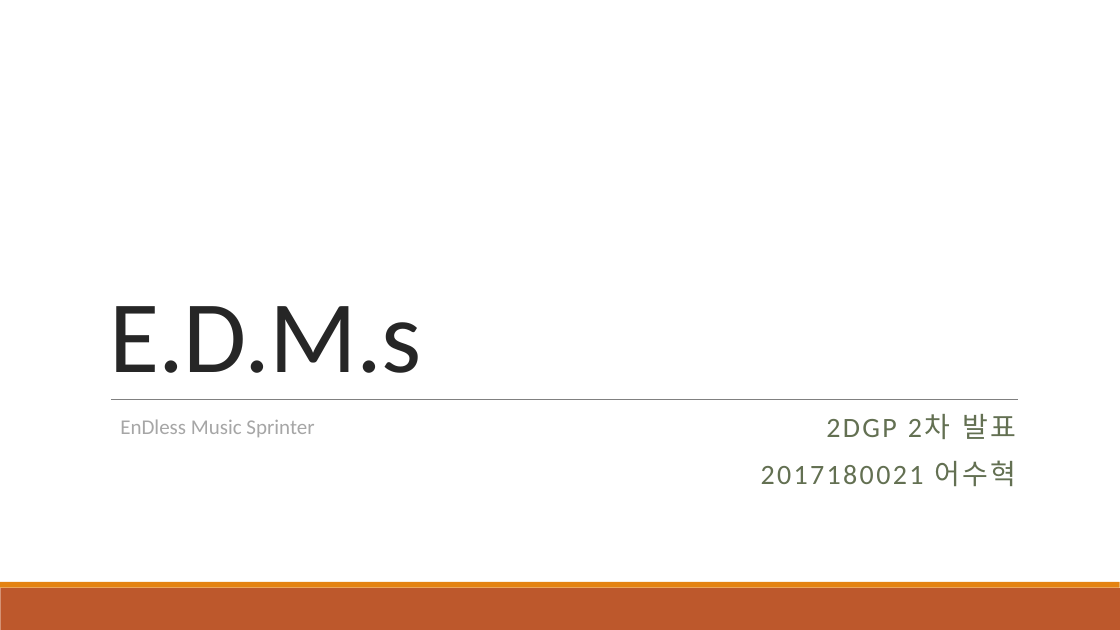
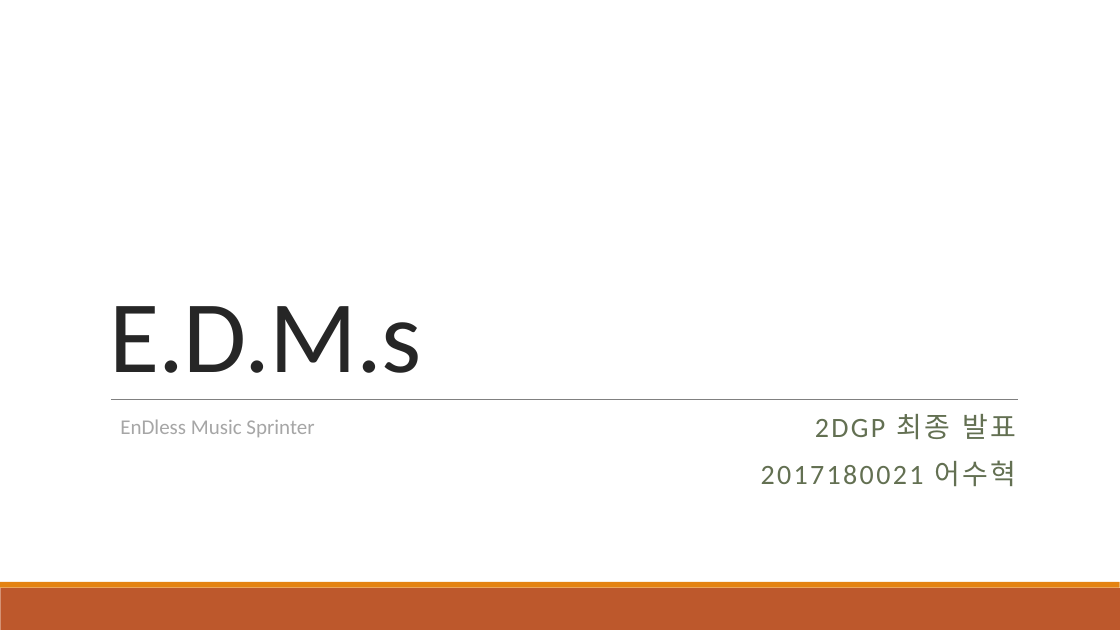
Before and after one commit to SH-Broar/EDMS, a slide deck: slide 1 of 제출용/3차 발표.pptx. Drawn at 1120x630 pixels with LibreOffice and Linux fonts; fonts in the diff are those of the drawing. Boxes give left, top, right and bottom in pixels: in the first picture for what was removed or moved away, otherwise in the second. Text is boxed around its words. In the diff, an @@ line names an element or a change of style, - is before the commit and + after.

```diff
--- a/제출용/3차 발표.pptx
+++ b/제출용/3차 발표.pptx
@@ subtitle at box(815, 414, 1017, 439): text changed @@
-2DGP 2차 발표
+2DGP 최종 발표
```
Also in this commit, not shown: 5 other files.
